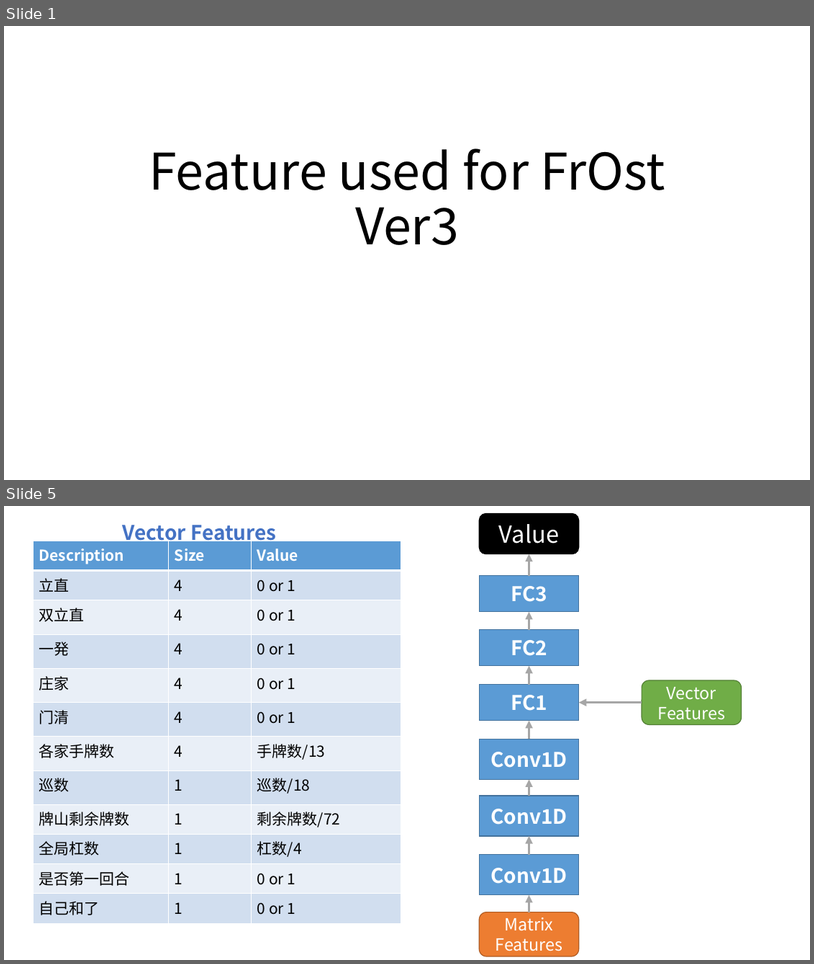
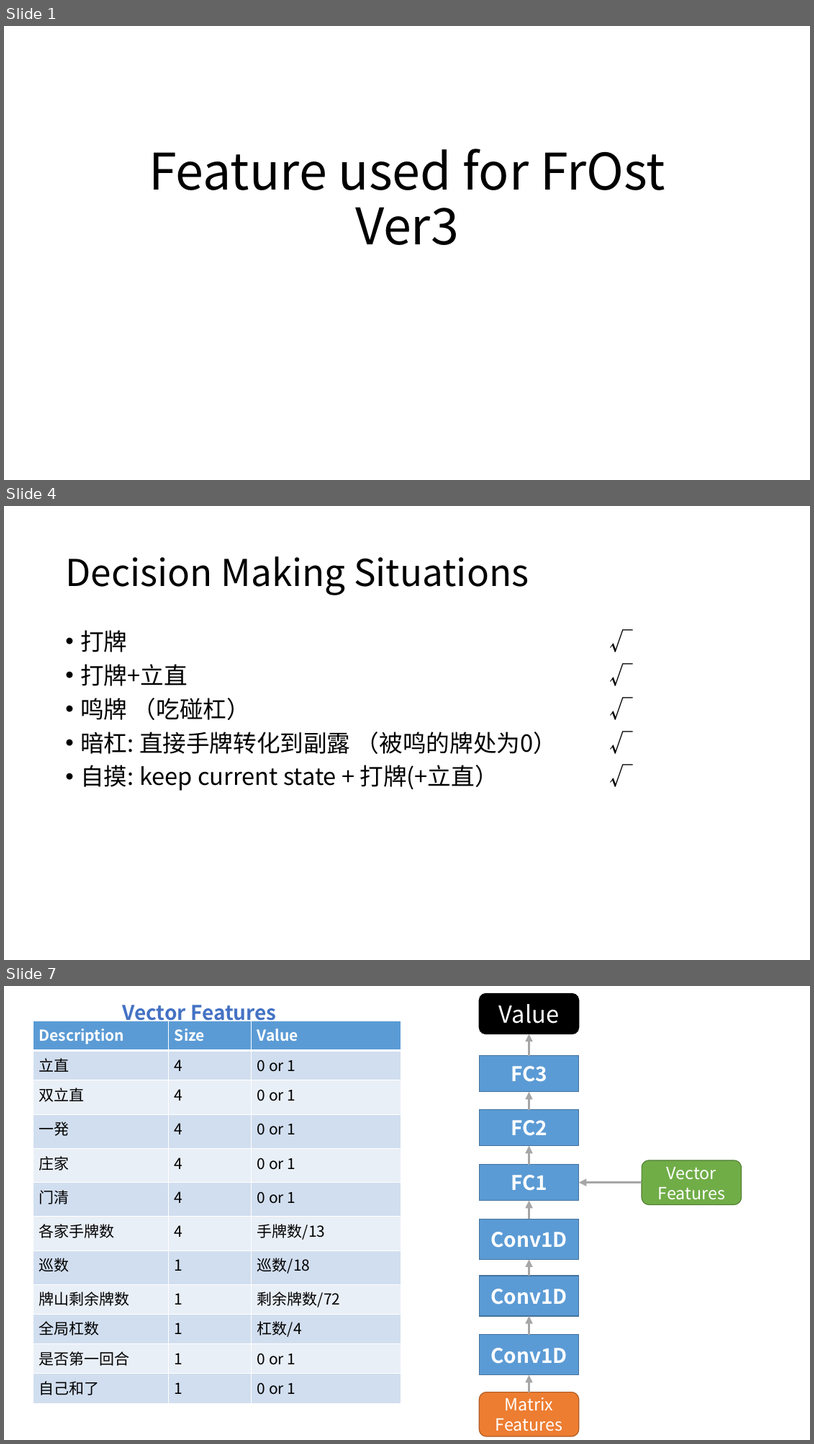
Before and after one commit to zyr17/mahjong, a slide deck: AI/FrostVer3.pptx. Shown one above the other, each under a label of ours: slides 1 and 5 before the commit, slides 1, 4 and 7 after it; the slides between them are not shown. The pictures are 814x964 and 814x1444 pixels, drawn with LibreOffice and Linux fonts; fonts in the diff are those of the drawing. Boxes give left, top, right and bottom in pixels: in the first picture for what was removed or moved away, otherwise in the second. Text is boxed around its words. In the diff, an @@ line names an element or a change of style, - is before the commit and + after.

```diff
--- a/AI/FrostVer3.pptx
+++ b/AI/FrostVer3.pptx
@@ slide 4 added at <box>4,506,810,960</box>, background #FFFFFF @@
@@ title added at <box>65,556,529,595</box>, 44 pt, text #000000 @@
+Decision Making Situations
@@ text added at <box>80,630,557,790</box>, 28 pt, text #000000 @@
+• 打牌 √
+• 打牌+立直 √
+• 鸣牌 （吃碰杠） √
+• 暗杠: 直接手牌转化到副露 （被鸣的牌处为0） √
+• 自摸: keep current state + 打牌(+立直） √
@@ what was slide 5 is now slide 7 @@
```
Also in this commit, not shown: 2 slides changed, 2 other slides added, 1 slide removed, 1 other file.
